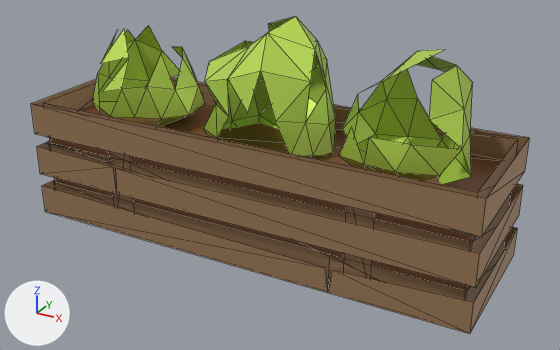
Renders of the glTF model public/models/street/planter.glb from each side of a commit.
The view is the same before and after, from a 50 mm lens placed at (1.339, -2.324, 1.434), pointed at (0.076, -0.028, 0.286). Lighting does not change. The marker at lower left points along +X, +Y and +Z. The first picture is the older version. Mesh edges are drawn as thin lines. Where no turn or scale is listed for an object, it has been applied to the vertices. Vertices at exactly the same position are counted once.

Objects in the first picture: 'PlanterBushes'.
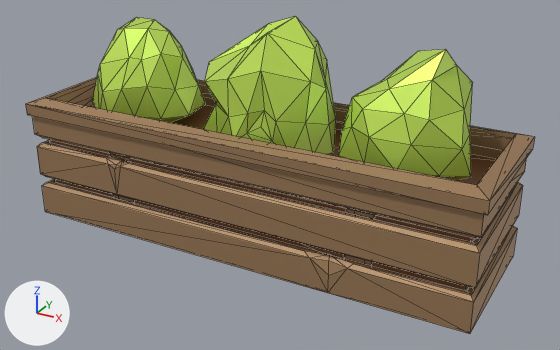
Where the newer file only moved an object's origin or applied its transform, the numbers keep the older frame.

Location of each change, [x1, y1, x2, y2] in pixels of the pictures (560 x 350 px):
'PlanterBushes', reshaped: before [31, 16, 529, 334]; after [26, 16, 534, 334]
part 1 of me_planterbushes, added (brown): after [26, 77, 534, 215]
part 2 of me_planterbushes, built on: before [37, 142, 523, 334]; after [36, 17, 523, 334]

What changed in the scene script:
```text
Change me_planterbushes:
    used by ob_planterbushes; location = (0.0, 0.0, 0.426)
    remove me_planterbushes.from_pydata(...)  # 229 vertices, 250 faces; spans x -0.89..0.89, y -0.28..0.28, z -0.43..0.43
    add me_planterbushes.from_pydata(...)  # 323 vertices, 622 faces; spans x -0.9..0.9, y -0.29..0.29, z -0.43..0.43
    me_planterbushes part 1: a new loose piece of 16 vertices spanning x -0.9..0.9, y -0.29..0.29, z 0.0..0.07, in mat_wood (brown #a88662)
    me_planterbushes part 2
    8 vertices are removed from x -0.86..0.41, y -0.28..0.28, z -0.32..-0.11
    31 faces are deleted
    78 vertices are added at x -0.87..0.87, y -0.28..0.28, z -0.41..0.35
    8 new vertices lie (0.0, 0.22, 0.0) away from vertices in x -0.54..0.54, y -0.22, z -0.39..-0.36
    258 new faces join them, mat_wood (brown #a88662)
    113 new faces join them, mat_plant (green #c5e75b)
```
